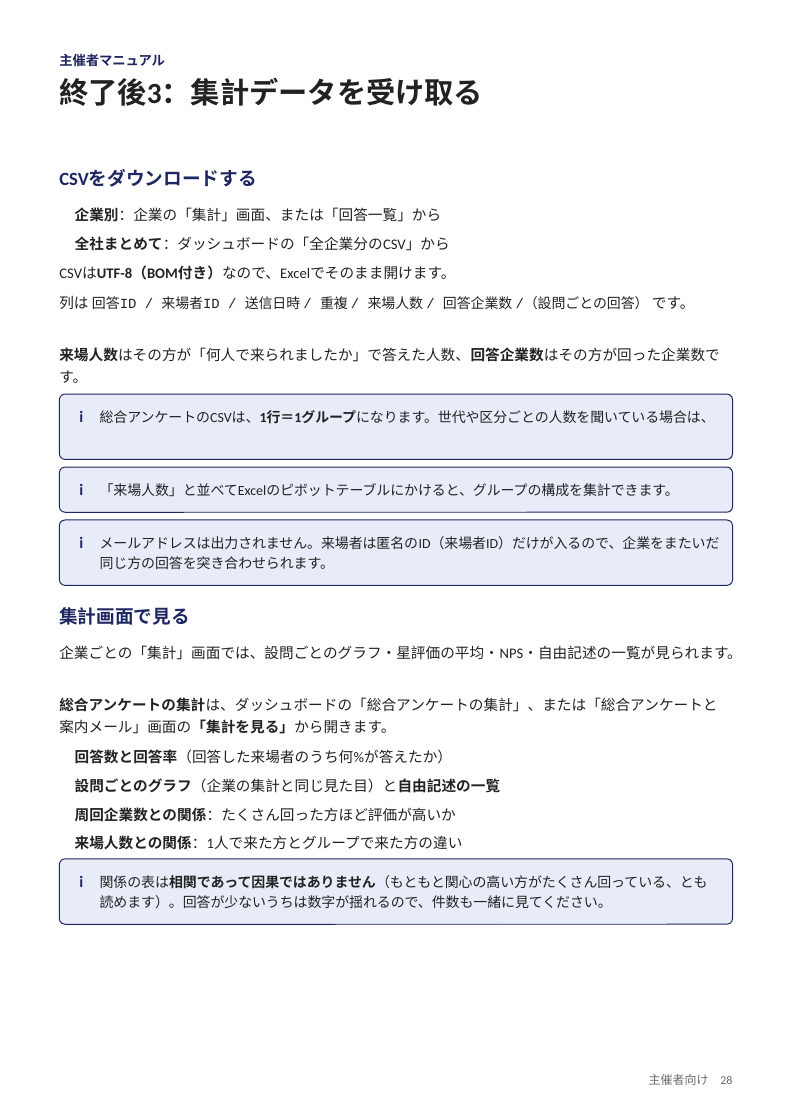
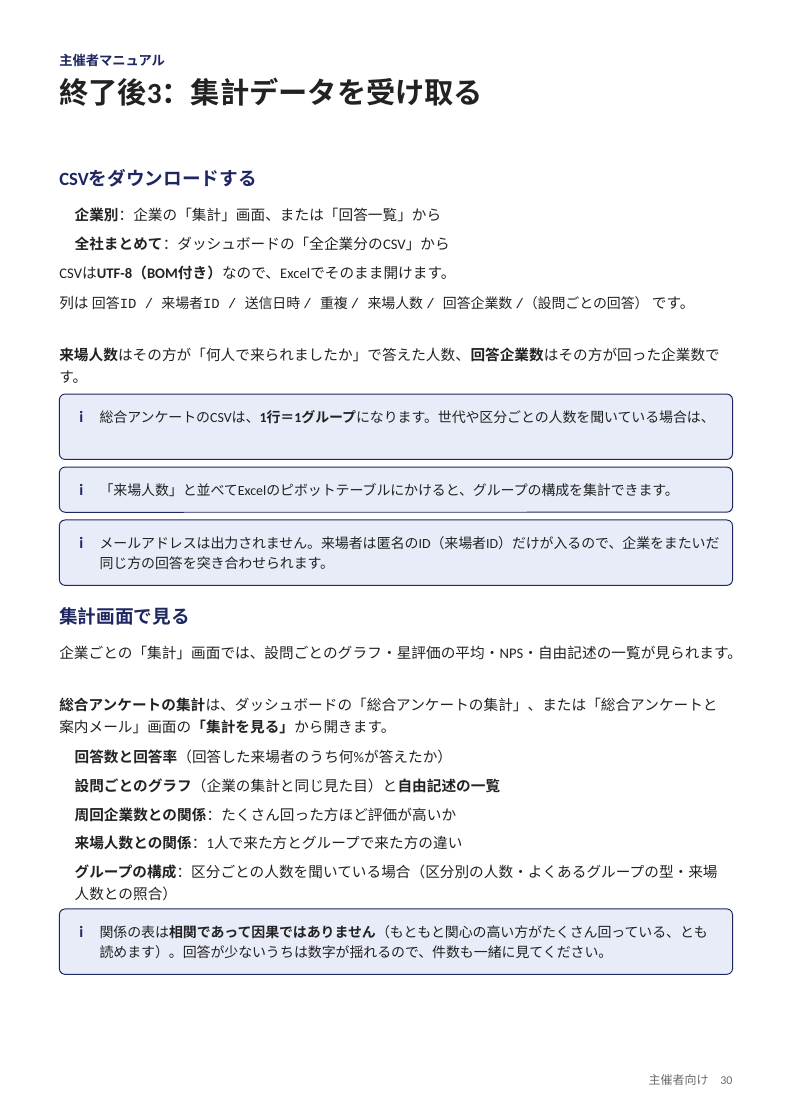
Before and after one commit to nisplus/enque, a slide deck: slide 30 of docs/manual-organizer.pptx (slide 28 before the commit). Drawn at 792x1120 pixels with LibreOffice and Linux fonts; fonts in the diff are those of the drawing. Boxes give left, top, right and bottom in pixels: in the first picture for what was removed or moved away, otherwise in the second. Text is boxed around its words. In the diff, an @@ line names an element or a change of style, - is before the commit and + after.

```diff
--- a/docs/manual-organizer.pptx
+++ b/docs/manual-organizer.pptx
@@ text added at (x1=75, y1=864, x2=718, y2=901), 11 pt, text #222222 @@
+● グループの構成：区分ごとの人数を聞いている場合（区分別の人数・よくあるグループの型・来場人数との照合）
@@ 2 texts, 1 rounded rectangle moved together from (x1=59, y1=858, x2=733, y2=923) to (x1=59, y1=909, x2=733, y2=974) @@
@@ text at (x1=649, y1=1074, x2=732, y2=1085): text changed @@
-主催者向け 28
+主催者向け 30
```
Also in this commit, not shown: 9 other slides changed, 2 slides added, 20 other files.
